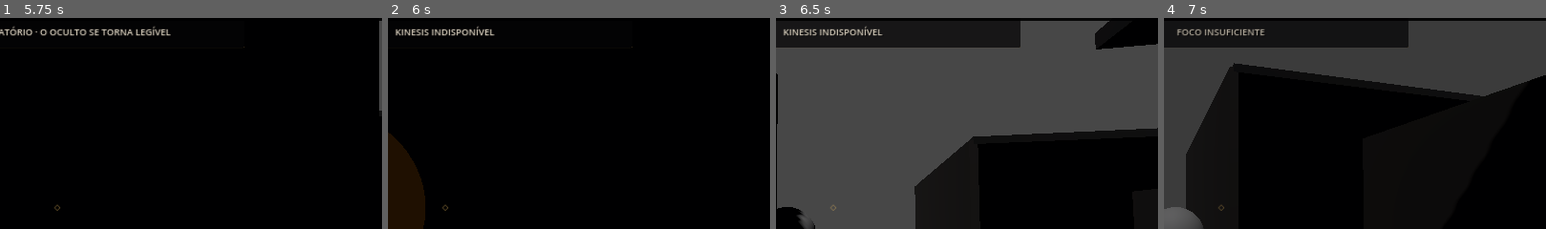
Above: before the commit, frames 1-4 (left to right).
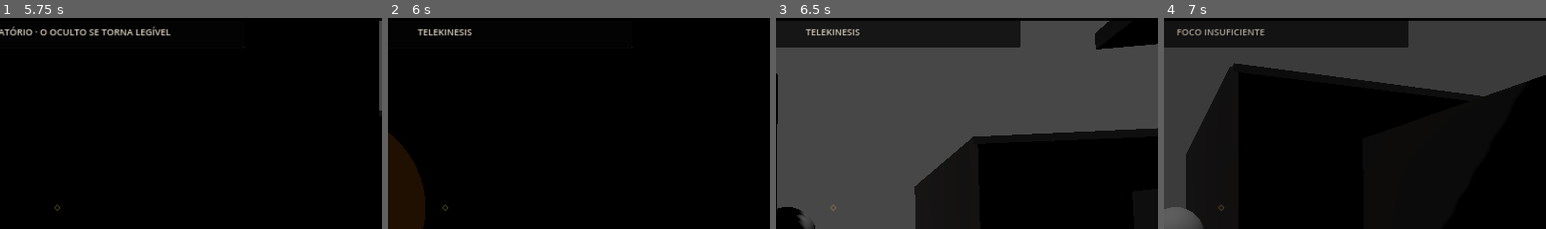
Above: after the commit, the same moments.

Repository: neuralSynapse/societaselectorum
Game: Godot game, scene res://scenes/boot/Main.tscn
Same seed, same stepped clock (60 frames per second), same inputs: the game is played once before the commit and once after it.
Inputs (mouse positions are % of the whole screen's width and height, from its top left):
- Up to frame 1 (5.75 s): tap Enter (ui_accept) at 0.5, 2, 5 s; move the mouse to (55, 49) at 0.52 s; hold Q (dodge) 0.53-1.28 s; hold W (move_forward) from 0.53 s (still down); tap Space (jump) at 0.77, 1.52, 3.02, 3.77, 4.52 s; right-click (55, 49) at 0.8 s; move the mouse to (45, 50) at 1.27 s; right-click (45, 50) at 1.35 s; tap Q (dodge) at 1.55, 3.05, 4.55 s; move the mouse to (52, 47) at 2.02 s; hold V (camera_toggle) 2.03-2.78 s; right-click (52, 47) at 2.3 s; move the mouse to (49, 51) at 2.77 s; tap C (consume) at 2.85 s; move the mouse to (57, 50) at 3.52 s; hold Q (dodge) 3.53-4.28 s; right-click (57, 50) at 3.8 s; move the mouse to (42, 48) at 4.27 s; tap R (instrument) at 4.35 s; move the mouse to (51, 49) at 5.02 s; hold E (interact) from 5.03 s (still down); right-click (51, 49) at 5.3 s
- Up to frame 2 (6 s): move the mouse to (46, 47) at 5.77 s; release W (move_forward) at 5.78 s; release E (interact) at 5.78 s; hold D (move_right) from 5.78 s (still down); tap 1 (kinesis_1) at 5.85 s
- Up to frame 3 (6.5 s): keep holding D (move_right); tap Space (jump) at 6.02 s; tap Q (dodge) at 6.05 s
- Up to frame 4 (7 s): move the mouse to (55, 49) at 6.52 s; release D (move_right) at 6.53 s; hold W (move_forward) from 6.53 s (still down); hold 2 (kinesis_2) from 6.53 s (still down); tap Space (jump) at 6.77 s; right-click (55, 49) at 6.8 s
The pictures show only the part of the screen within x 42-92%, y 5-54%; the shares and areas given below are measured in that part.

Frame 1 is identical in both runs. In frame 2, 0.6% of the frame differs, in the area x 2-28%, y 3-9%; in frame 3, 0.6%; in frame 4, nothing differs.
Error in both runs: Invalid call. Nonexistent 'String' constructor. (res://scripts/ui/HUDController.gd:120)

Commit message:
fix: harden dodge timing and power cooldown feedback

Diff:
--- a/game/chronica-harun/scripts/player/PlayerController.gd
+++ b/game/chronica-harun/scripts/player/PlayerController.gd
@@ -31,6 +31,7 @@
 @export var perfect_dodge_window := 0.09
 @export var dodge_stamina_cost := 26.0
 @export var dodge_recovery := 0.72
+@export var power_recovery := 0.85
 
 @onready var head: Node3D = $Head
 @onready var camera: Camera3D = $Head/Camera3D
@@ -50,7 +51,8 @@
 var dodge_invulnerability_remaining := 0.0
 var dodge_elapsed := 0.0
 var dodge_direction := Vector3.ZERO
-var dodge_contact_resolved := false
+var dodge_contact_checked := false
+var dodge_was_perfect := false
 var safe_position := Vector3.ZERO
 
 func _ready() -> void:
@@ -76,7 +78,9 @@
     elif event.is_action_pressed("primary_attack"):
         primary_attack_requested.emit()
     elif event.is_action_pressed("power"):
-        power_requested.emit()
+        if power_cooldown <= 0.0:
+            power_cooldown = power_recovery
+            power_requested.emit()
     elif event.is_action_pressed("dodge"):
         _start_dodge()
     elif event.is_action_pressed("instrument"):
@@ -109,7 +113,7 @@
         move_and_slide()
         _update_safe_position()
         if dodge_time_remaining <= 0.0:
-            dodge_completed.emit(dodge_contact_resolved)
+            dodge_completed.emit(dodge_was_perfect)
         return
 
     stamina = minf(max_stamina, stamina + 22.0 * delta)
@@ -145,12 +149,13 @@
     dodge_time_remaining = dodge_duration
     dodge_invulnerability_remaining = dodge_invulnerability
     dodge_elapsed = 0.0
-    dodge_contact_resolved = false
+    dodge_contact_checked = false
+    dodge_was_perfect = false
     dodge_cooldown = dodge_recovery
     _apply_dodge_mutation(PowerMutationRuntime.on_dodge(false, {"stamina": stamina}))
     dodge_started.emit(perfect_dodge_window)
     VFXDirector.emit_feedback(&"player_dodge", global_position + Vector3.UP * 0.85, dodge_direction)
-    AudioDirector.play_3d(&"player_dodge", global_position)
+    AudioDirector.play_3d(&"dodge", global_position)
     return true
 
 func _update_safe_position() -> void:
@@ -193,10 +198,10 @@
 
 func apply_damage(amount: float, source_id: StringName = &"") -> bool:
     if dodge_invulnerability_remaining > 0.0:
-        if not dodge_contact_resolved:
-            var perfect := dodge_elapsed <= perfect_dodge_window
-            dodge_contact_resolved = perfect
-            if perfect:
+        if not dodge_contact_checked:
+            dodge_contact_checked = true
+            dodge_was_perfect = dodge_elapsed <= perfect_dodge_window
+            if dodge_was_perfect:
                 _apply_dodge_mutation(PowerMutationRuntime.on_dodge(true, {"source_id": source_id, "stamina": stamina}))
                 VFXDirector.emit_feedback(&"perfect_dodge", global_position + Vector3.UP * 0.9, dodge_direction)
                 AudioDirector.play_3d(&"perfect_dodge", global_position)
